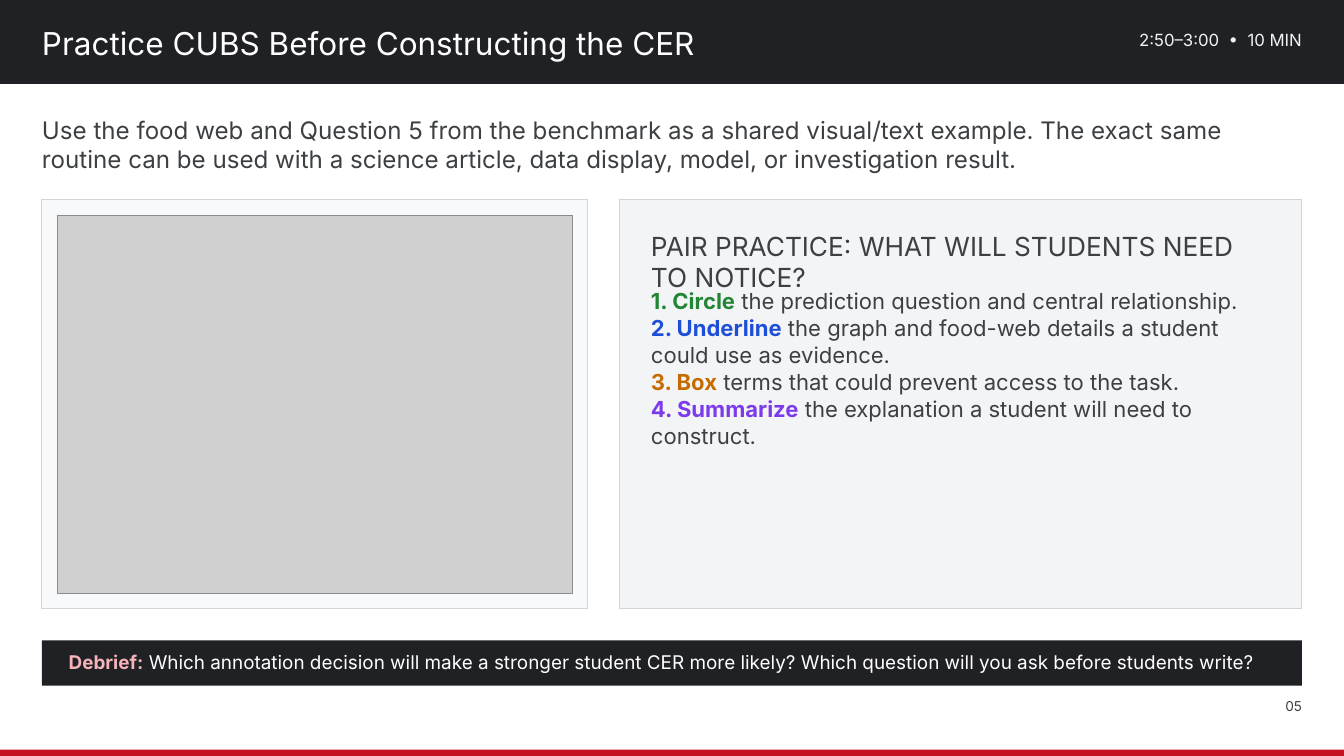
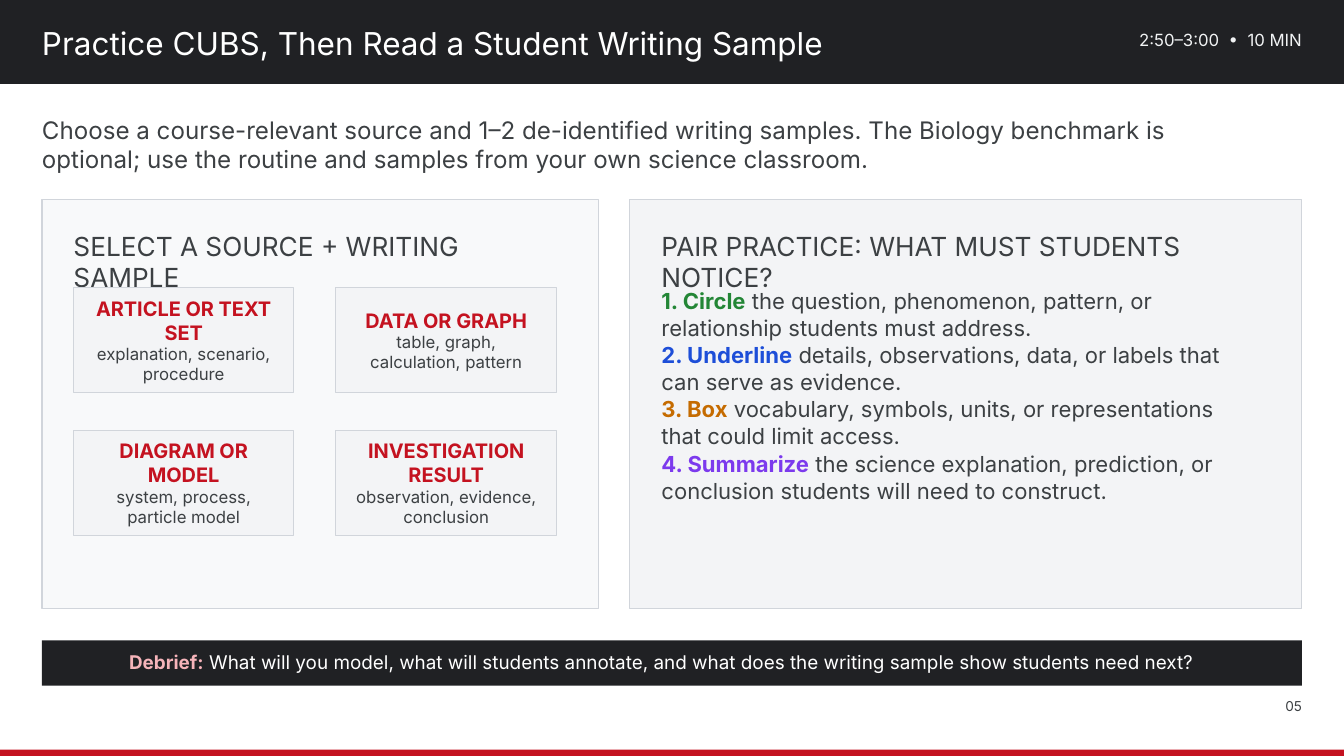
Before and after one commit to nbhs-science/nbhs-science, a slide deck: slide 5 of assets/plc/2026-10-28_Science_Department_PD_Strengthening_Science_Literacy.pptx. Drawn at 1344x756 pixels with LibreOffice and Linux fonts; fonts in the diff are those of the drawing; grey boxes stand for pictures. Boxes give left, top, right and bottom in pixels: in the first picture for what was removed or moved away, otherwise in the second. Text is boxed around its words. In the diff, an @@ line names an element or a change of style, - is before the commit and + after.

Commit message:
Finalize Oct. 28 Science Literacy PD materials
Update the all-science-course PD deck and one-page agenda; add the LIT-aligned reflection and next-steps sheet in printable and editable formats; include CUBS, color-coded CER, de-identified writing-sample analysis, and teacher strategy sharing.

```diff
--- a/assets/plc/2026-10-28_Science_Department_PD_Strengthening_Science_Literacy.pptx
+++ b/assets/plc/2026-10-28_Science_Department_PD_Strengthening_Science_Literacy.pptx
@@ text at (42,31,823,62): text changed @@
-Practice CUBS Before Constructing the CER
+Practice CUBS, Then Read a Student Writing Sample
@@ text at (42,120,1165,173): text changed @@
-Use the food web and Question 5 from the benchmark as a shared visual/text example. The exact same routine can be used with a science article, data display, model, or investigation result.
+Choose a course-relevant source and 1–2 de-identified writing samples. The Biology benchmark is optional; use the routine and samples from your own science classroom.
@@ rectangle: place and size @@
-rectangle at (42,200,588,609)
+rectangle at (42,200,599,609)
@@ rectangle: place and size @@
-rectangle at (619,200,1302,609)
+rectangle at (630,200,1302,609)
@@ picture removed at (57,215,572,593) @@
@@ text added at (73,236,459,287), 25 pt, text #3C4043 @@
+SELECT A SOURCE + WRITING SAMPLE
@@ text at (661,236,1180,293): text changed @@
-PAIR PRACTICE: WHAT WILL STUDENTS NEED TO NOTICE?
+PAIR PRACTICE: WHAT MUST STUDENTS NOTICE?
@@ rectangle added at (73,288,294,393), fill #F3F4F6, outline #D1D5DB 1 pt @@
@@ rectangle added at (336,288,556,393), fill #F3F4F6, outline #D1D5DB 1 pt @@
@@ text at (661,292,1220,500): text changed @@
-1. Circle the prediction question and central relationship.
-2. Underline the graph and food-web details a student could use as evidence.
-3. Box terms that could prevent access to the task.
-4. Summarize the explanation a student will need to construct.
+1. Circle the question, phenomenon, pattern, or relationship students must address.
+2. Underline details, observations, data, or labels that can serve as evidence.
+3. Box vocabulary, symbols, units, or representations that could limit access.
+4. Summarize the science explanation, prediction, or conclusion students will need to construct.
@@ text added at (96,301,272,384), 16 pt, text #3C4043 @@
+ARTICLE OR TEXT SET
+explanation, scenario, procedure
@@ text added at (365,313,527,372), 16 pt, text #3C4043 @@
+DATA OR GRAPH
+table, graph, calculation, pattern
@@ rectangle added at (73,430,294,535), fill #F3F4F6, outline #D1D5DB 1 pt @@
@@ text added at (116,443,251,527), 16 pt, text #3C4043 @@
+DIAGRAM OR MODEL
+system, process, particle model
@@ rectangle added at (336,430,556,535), fill #F3F4F6, outline #D1D5DB 1 pt @@
@@ text added at (356,443,536,523), 16 pt, text #3C4043 @@
+INVESTIGATION RESULT
+observation, evidence, conclusion
@@ text at (129,654,1193,673): text changed @@
-Debrief: Which annotation decision will make a stronger student CER more likely? Which question will you ask before students write?
+Debrief: What will you model, what will students annotate, and what does the writing sample show students need next?
```
Also in this commit, not shown: 8 other slides changed, 3 other files.
